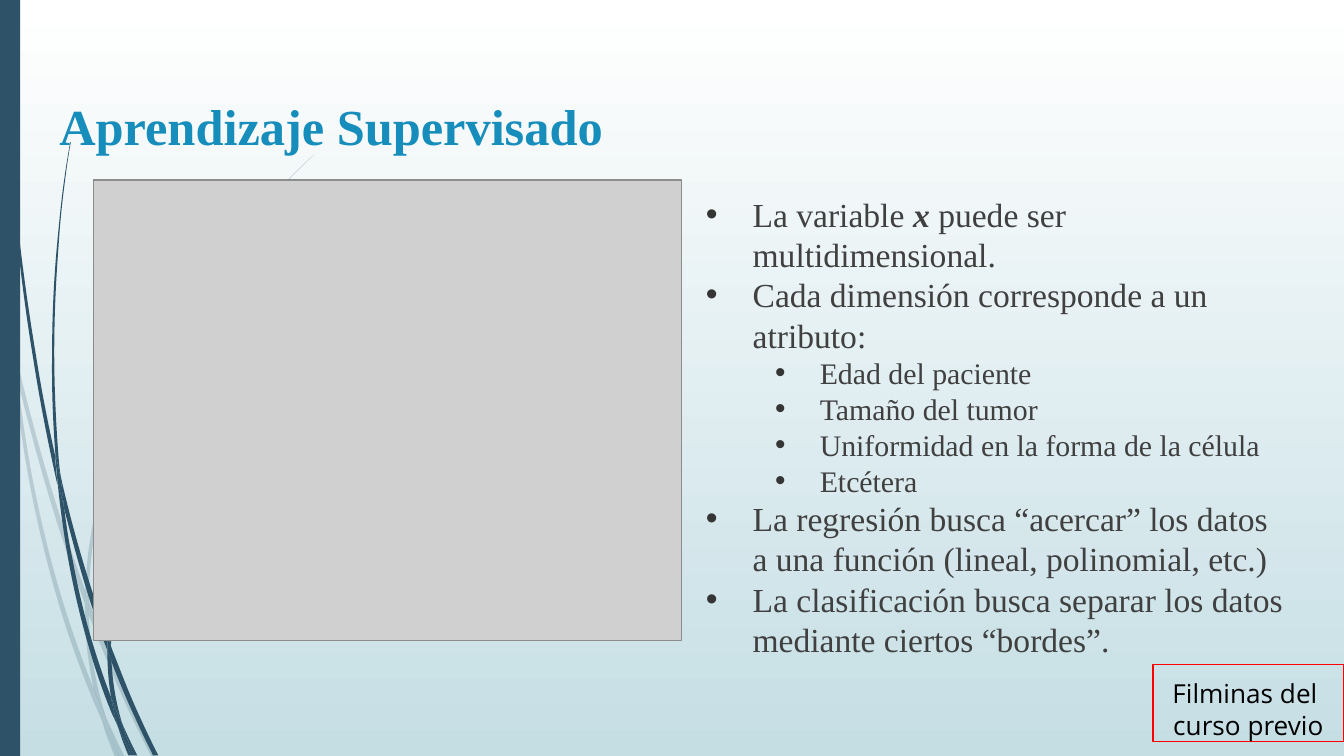
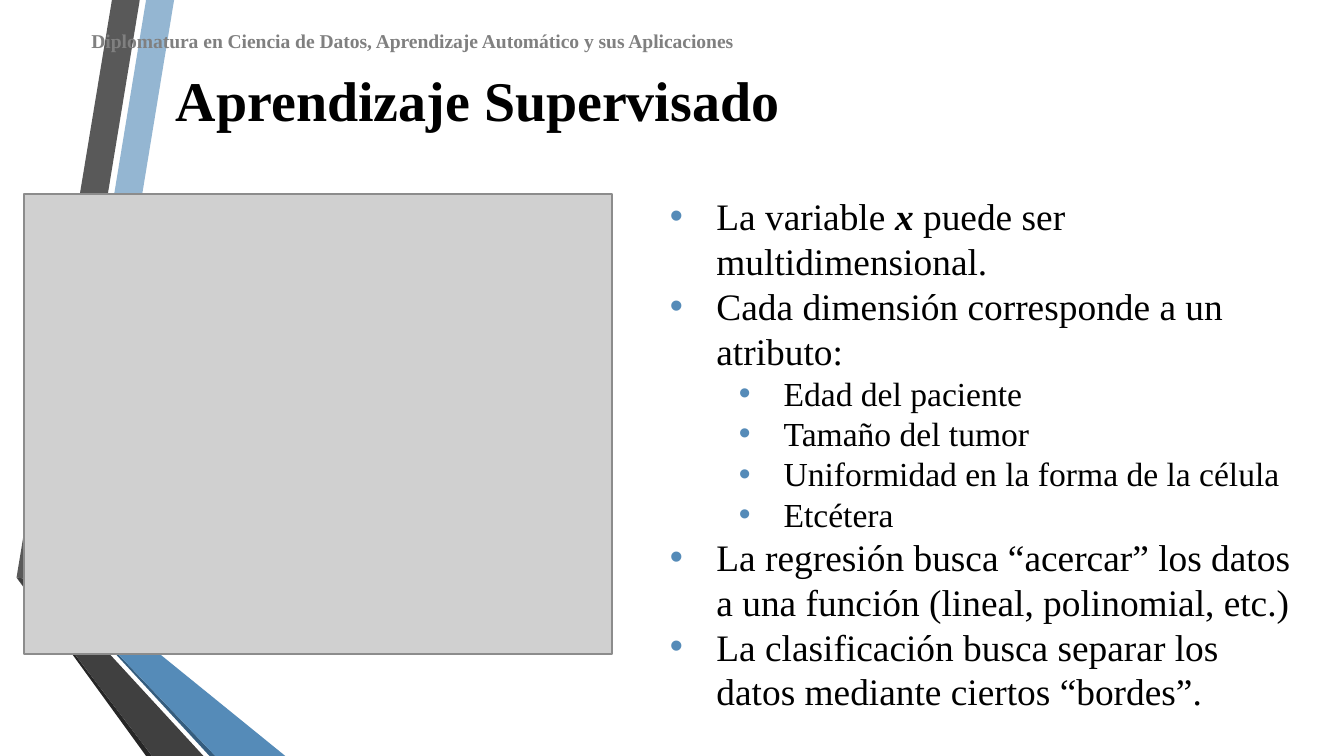
Before and after one commit to DiploDatos/AprendizajeSupervisado, a slide deck: slide 13 of Teórico/Aprendizaje Supervisado - Clase I.ppsx (slide 14 before the commit). Drawn at 1344x756 pixels with LibreOffice and Linux fonts; fonts in the diff are those of the drawing; grey boxes stand for pictures; background and template pictures are left out. Boxes give left, top, right and bottom in pixels: in the first picture for what was removed or moved away, otherwise in the second. Text is boxed around its words. In the diff, an @@ line names an element or a change of style, - is before the commit and + after.

```diff
--- a/Teórico/Aprendizaje Supervisado - Clase I.ppsx
+++ b/Teórico/Aprendizaje Supervisado - Clase I.ppsx
@@ background gradient #FFFFFF to #C5DEE5 to picture (left out) @@
@@ rectangle removed at <box>0,0,20,755</box> @@
@@ freeform shape: place and size @@
-freeform shape at <box>51,142,70,476</box>
+freeform shape at <box>16,0,140,582</box>
@@ freeform shape at <box>16,0,140,582</box>: fill #2E5369 to #595959 @@
@@ freeform shape added at <box>51,0,175,587</box>, fill #94B6D2 @@
@@ text added at <box>91,33,733,53</box>, 10.5 pt, text #808080, bold @@
+Diplomatura en Ciencia de Datos, Aprendizaje Automático y sus Aplicaciones
@@ title "Aprendizaje Supervisado": place and size @@
-title "Aprendizaje Supervisado" at <box>59,110,603,155</box>
+title "Aprendizaje Supervisado" at <box>176,82,779,132</box>
@@ title "Aprendizaje Supervisado" at <box>176,82,779,132</box>: size 27 to 30 pt, text colour #178DBB to #000000 @@
@@ picture: place and size @@
-picture at <box>94,180,681,641</box>
+picture at <box>24,194,612,655</box>
@@ text "La variable x puede ser ...": place and size @@
-text "La variable x puede ser ..." at <box>753,203,1283,653</box>
+text "La variable x puede ser ..." at <box>716,204,1290,706</box>
@@ text "La variable x puede ser ..." at <box>716,204,1290,706</box>: size 18 to 20 pt in "La variable x puede ser multidimensional.", "Cada dimensión corresponde a un atributo:", "La regresión busca “acercar” los datos a ...", "La clasificación busca separar los datos mediante ..."; text colour #404040 to #000000; size 16 to 18 pt in "Edad del paciente", "Tamaño del tumor", "Uniformidad en la forma de la célula", "Etcétera"; bullet colour #353535 to #558BB8 @@
@@ freeform shape: place and size @@
-freeform shape at <box>85,603,106,716</box>
+freeform shape at <box>16,578,152,756</box>
@@ freeform shape at <box>16,578,152,756</box>: fill #2E5369 at 20% opacity to #262626 @@
@@ freeform shape added at <box>16,578,203,756</box>, fill #404040 @@
@@ freeform shape: place and size @@
-freeform shape at <box>89,601,156,756</box>
+freeform shape at <box>51,583,216,756</box>
@@ freeform shape at <box>51,583,216,756</box>: fill #2E5369 at 20% opacity to #355D7E @@
@@ freeform shape added at <box>51,583,286,756</box>, fill #558BB8 @@
@@ group removed at <box>0,155,314,756</box>: 8 freeform shapes @@
@@ rectangle removed at <box>1153,664,1344,741</box> @@
-Filminas del
-curso previo
@@ group removed at <box>3,0,263,756</box>: 11 freeform shapes @@
```
Also in this commit, not shown: 27 other slides changed, 11 slides added, 14 slides removed, 4 other files.
